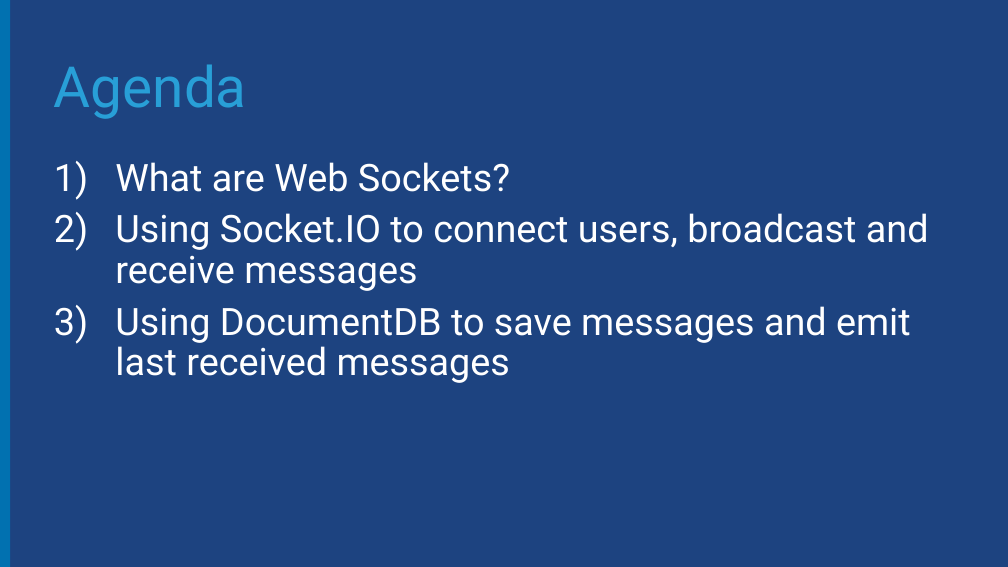
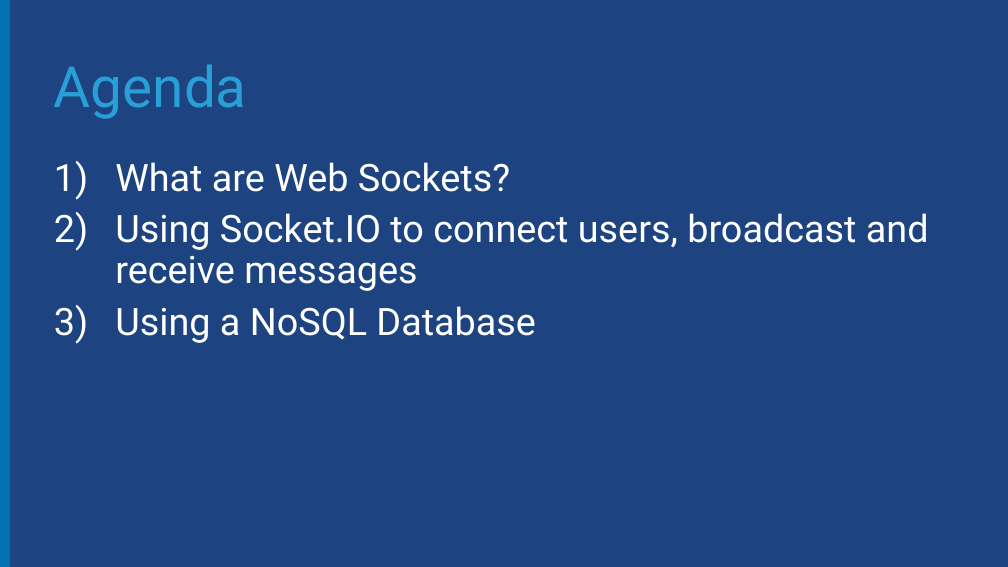
Before and after one commit to Microsoft-Web/NodeCamp, a slide deck: slide 2 of Presentation/BuildingTheBackend/BuildingTheBackend.pptx. Drawn at 1008x567 pixels with LibreOffice and Linux fonts; fonts in the diff are those of the drawing; background and template pictures are left out. Boxes give left, top, right and bottom in pixels: in the first picture for what was removed or moved away, otherwise in the second. Text is boxed around its words. In the diff, an @@ line names an element or a change of style, - is before the commit and + after.

```diff
--- a/Presentation/BuildingTheBackend/BuildingTheBackend.pptx
+++ b/Presentation/BuildingTheBackend/BuildingTheBackend.pptx
@@ text at bbox=[115, 306, 535, 343]: text changed @@
-3) Using DocumentDB to save messages and emit last received messages
+3) Using a NoSQL Database
```
Also in this commit, not shown: 6 other slides changed, 1 slide added, 1 slide removed, 6 other files.
